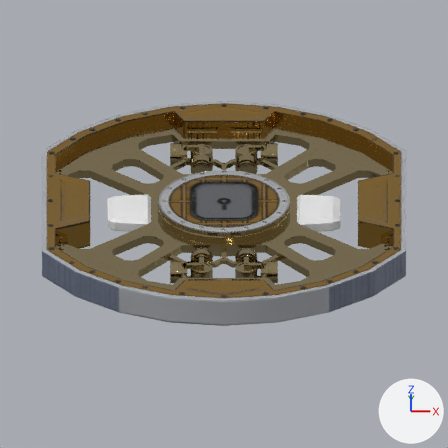
What one commit did to the Blender file Parts/Mk-3DC/.blend/KSP2_IconGenerator. (Mk3-DC)blend.blend.
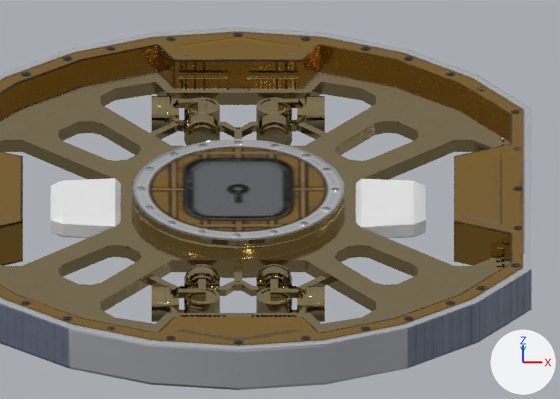
Old and new are each drawn from the file's camera 'Camera Setup2' and again close up on the part from 17% to 95% of the width and 19% to 74% of the height. Every picture has the same lights, and +X, +Y and +Z are marked at lower right.

The older version as bpy lines, for what is in view:
```python
me_mk3_dc__lpmesh = bpy.data.meshes.new('Mk3-DC _LPmesh')
me_mk3_dc__lpmesh.from_pydata(...)  # 1267 vertices, 2420 faces; spans x -1.63..1.63, y -1.88..1.88, z -0.13..0.13
me_mk3_dc__lpmesh.materials.append(mat_ksp2_paintable_material)
me_mk3_dc__lpmesh_002 = bpy.data.meshes.new('Mk3-DC _LPmesh.002')
me_mk3_dc__lpmesh_002.from_pydata(...)  # 48 vertices, 76 faces; spans x -1.04..1.04, y -0.29..0.28, z -0.07..0.07
me_mk3_dc__lpmesh_002.materials.append(mat_mk3_dc__material)  # white #e7e7e7
ob_computer_thingy_low = bpy.data.objects.new('Computer-thingy_low', me_mk3_dc__lpmesh_002)
ob_computer_thingy_low.location = (0.0, 0.0, -0.5)
ob_mk3_dc_low = bpy.data.objects.new('Mk3-DC_low', me_mk3_dc__lpmesh)
ob_mk3_dc_low.location = (0.0, 0.0, -0.5)
```
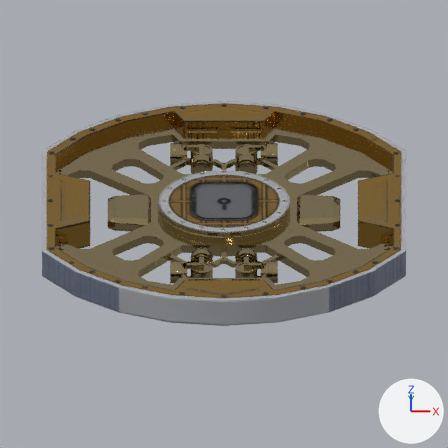
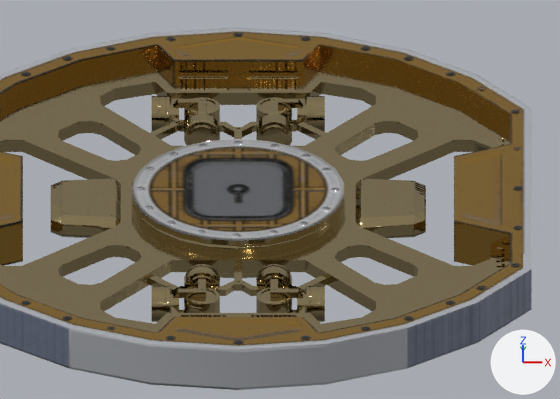
The change, as a list of edits to the scene's bpy script:
```text
Change me_mk3_dc__lpmesh_002:
    where me_mk3_dc__lpmesh_002.from_pydata(...)  # 48 vertices, 76 faces; spans x -1.04..1.04, y -0.29..0.28, z -0.07..0.07
    remove me_mk3_dc__lpmesh_002.materials.append(mat_mk3_dc__material)  # white #e7e7e7
    add me_mk3_dc__lpmesh_002.materials.append(mat_ksp2_paintable_material)
```

Changed parts and their boxes [x1, y1, x2, y2] in the close-ups (560 x 399 px):
'Computer-thingy_low', recoloured: [51, 178, 426, 238] in both
